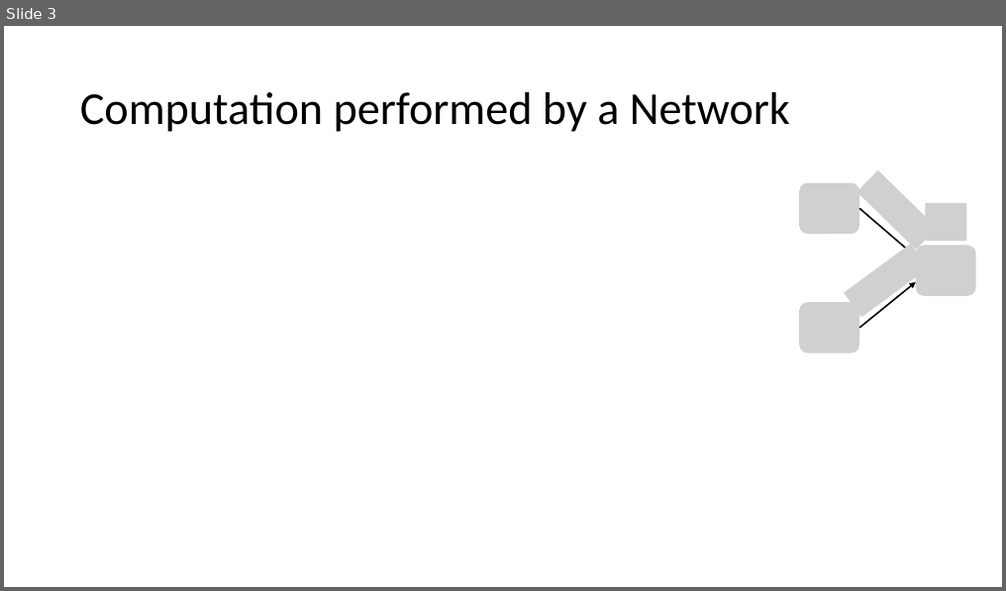
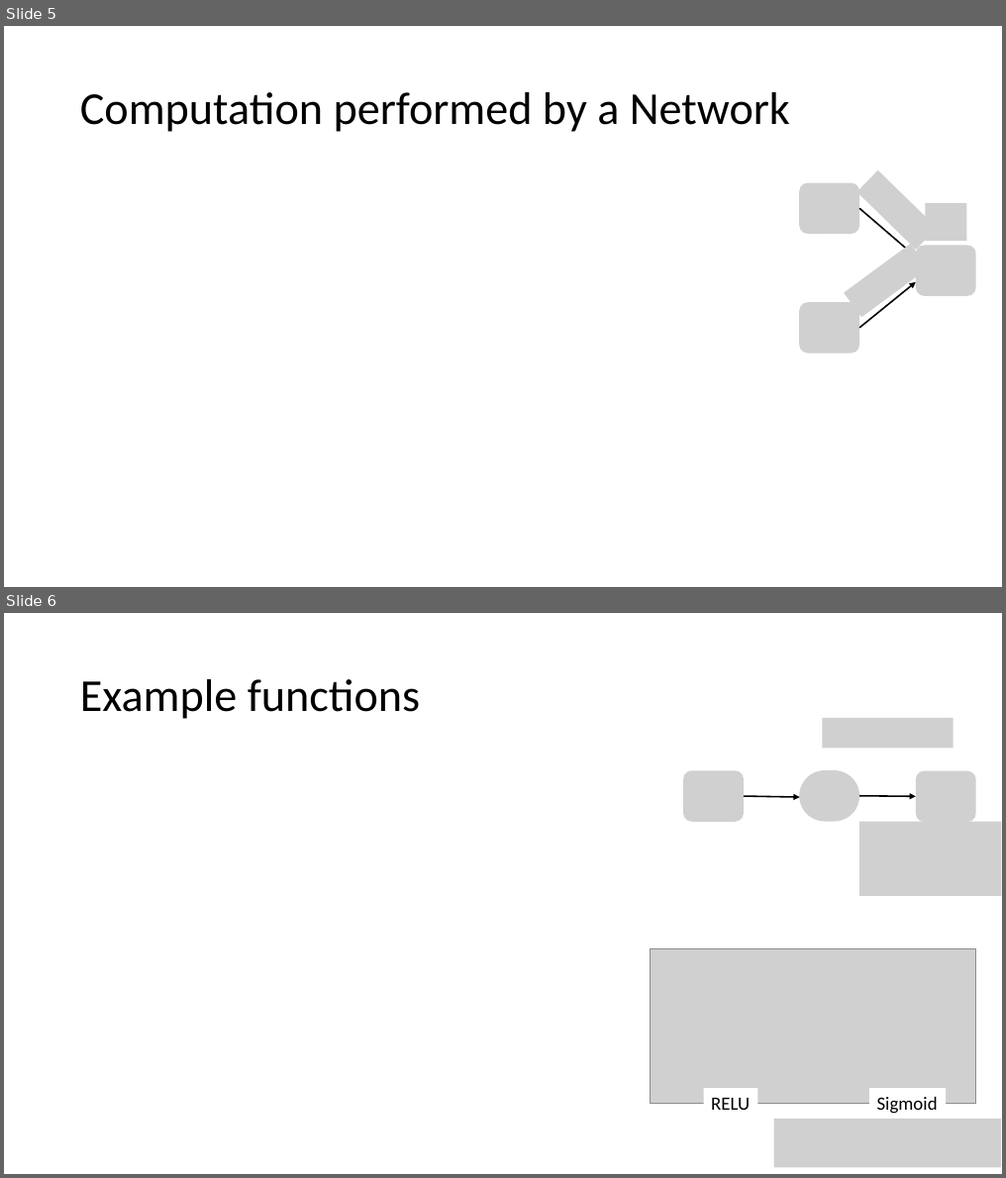
Before and after one commit to sayanmitracode/cpsbooksite, a slide deck: Slides/reluplex21.pptx. Shown one above the other, each under a label of ours: slide 3 before the commit, slides 5 and 6 after it. The pictures are 1006x591 and 1006x1178 pixels, drawn with LibreOffice and Linux fonts; fonts in the diff are those of the drawing; grey boxes stand for pictures. Boxes give left, top, right and bottom in pixels: in the first picture for what was removed or moved away, otherwise in the second. Text is boxed around its words. In the diff, an @@ line names an element or a change of style, - is before the commit and + after.

```diff
--- a/Slides/reluplex21.pptx
+++ b/Slides/reluplex21.pptx
@@ slide 6 added at (4, 613, 1002, 1174), background #FFFFFF @@
@@ title added at (80, 679, 420, 719), 44 pt, text #000000 @@
+Example functions
@@ picture added at (823, 718, 953, 748) @@
@@ picture added at (684, 771, 745, 822) @@
@@ picture added at (799, 770, 859, 821) @@
@@ picture added at (916, 771, 976, 822) @@
@@ arrow added from (744, 796) to (800, 797), #000000 1.5 pt @@
@@ arrow added from (859, 796) to (916, 796), #000000 1.5 pt @@
@@ picture added at (859, 821, 1001, 896) @@
@@ picture added at (649, 950, 976, 1104) @@
@@ rectangle added at (704, 1088, 757, 1118), fill #FFFFFF, 18 pt, text #000000 @@
+RELU
@@ rectangle added at (869, 1088, 945, 1118), fill #FFFFFF, 18 pt, text #000000 @@
+Sigmoid
@@ picture added at (774, 1119, 1002, 1167) @@
@@ what was slide 3 is now slide 5 @@
```
Also in this commit, not shown: 3 slides changed, 12 other slides added, 1 slide removed, 2 other files.
